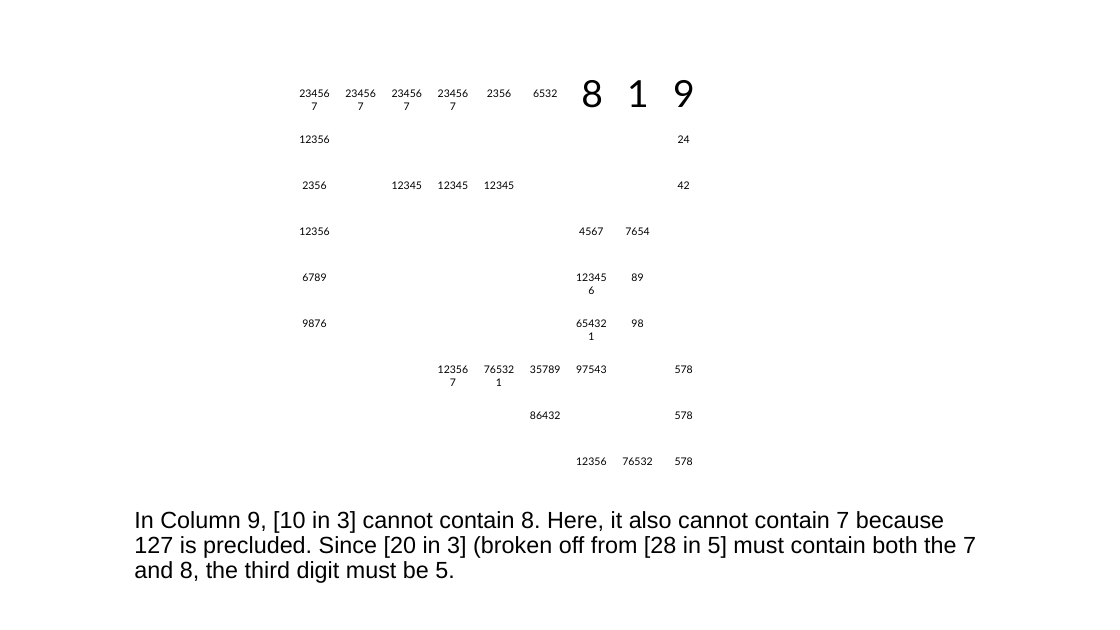
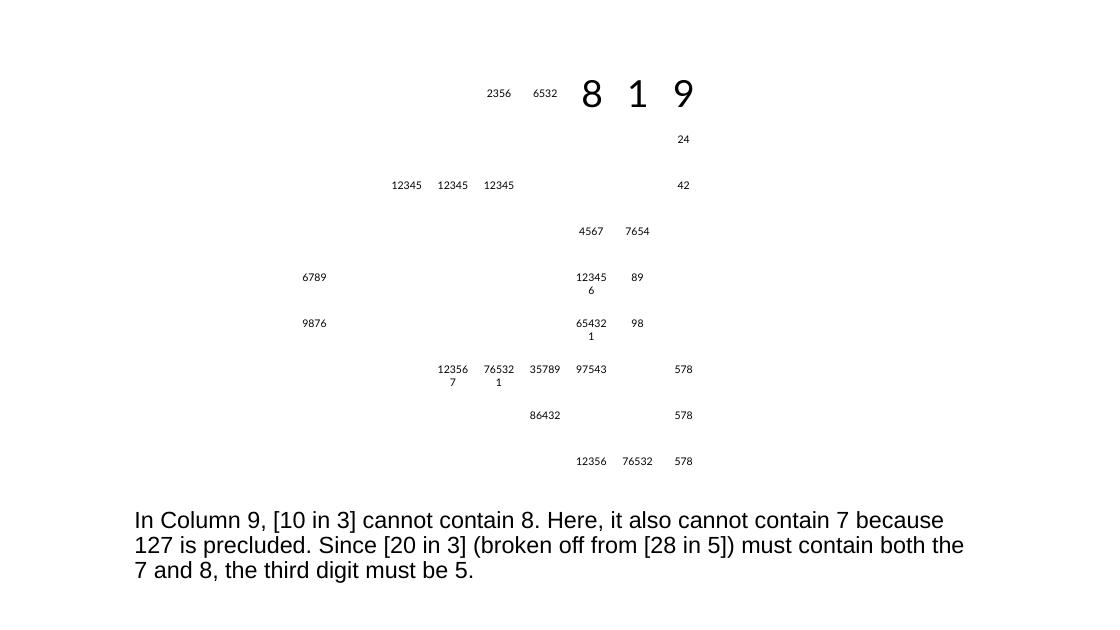
Before and after one commit to jhardis/WSJ_Number_Puzzles, a slide deck: slide 9 of 20260516_1.pptx (slide 10 before the commit). Drawn at 1120x630 pixels with LibreOffice and Linux fonts; fonts in the diff are those of the drawing; background and template pictures are left out. Boxes give left, top, right and bottom in pixels: in the first picture for what was removed or moved away, otherwise in the second. Text is boxed around its words. In the diff, an @@ line names an element or a change of style, - is before the commit and + after.

```diff
--- a/20260516_1.pptx
+++ b/20260516_1.pptx
@@ text removed at <box>288,83,340,104</box> @@
-234567
@@ text removed at <box>334,83,386,104</box> @@
-234567
@@ text removed at <box>381,83,433,104</box> @@
-234567
@@ text removed at <box>427,83,479,104</box> @@
-234567
@@ text removed at <box>299,135,329,143</box> @@
-12356
@@ text removed at <box>302,181,326,189</box> @@
-2356
@@ text removed at <box>299,227,329,235</box> @@
-12356
@@ text at <box>134,511,964,583</box>: text changed @@
-In Column 9, [10 in 3] cannot contain 8. Here, it also cannot contain 7 because 127 is precluded. Since [20 in 3] (broken off from [28 in 5] must contain both the 7 and 8, the third digit must be 5.
+In Column 9, [10 in 3] cannot contain 8. Here, it also cannot contain 7 because 127 is precluded. Since [20 in 3] (broken off from [28 in 5]) must contain both the
+7 and 8, the third digit must be 5.
```
Also in this commit, not shown: 34 other slides changed, 1 slide added, 2 slides removed.
